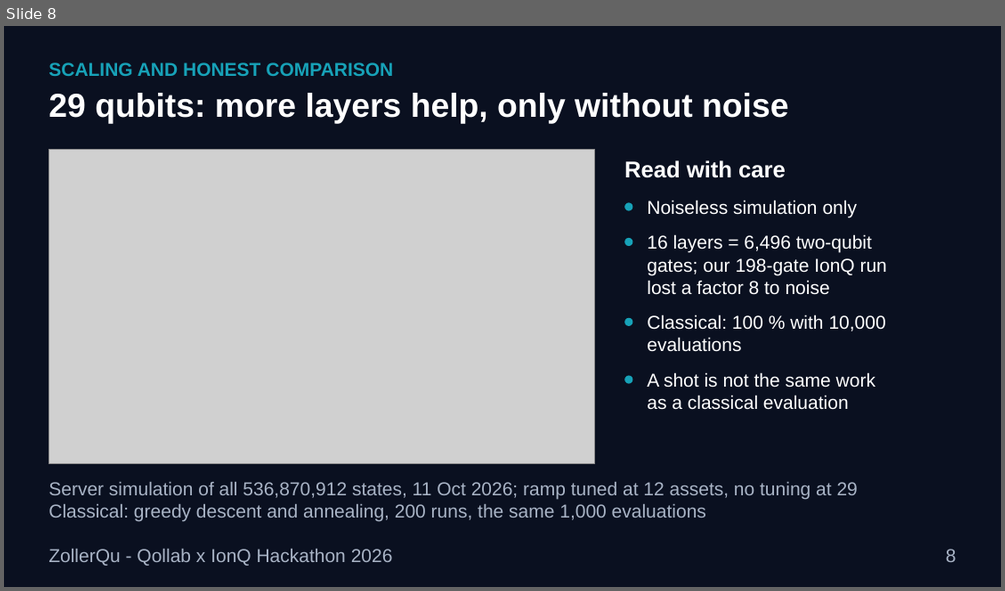
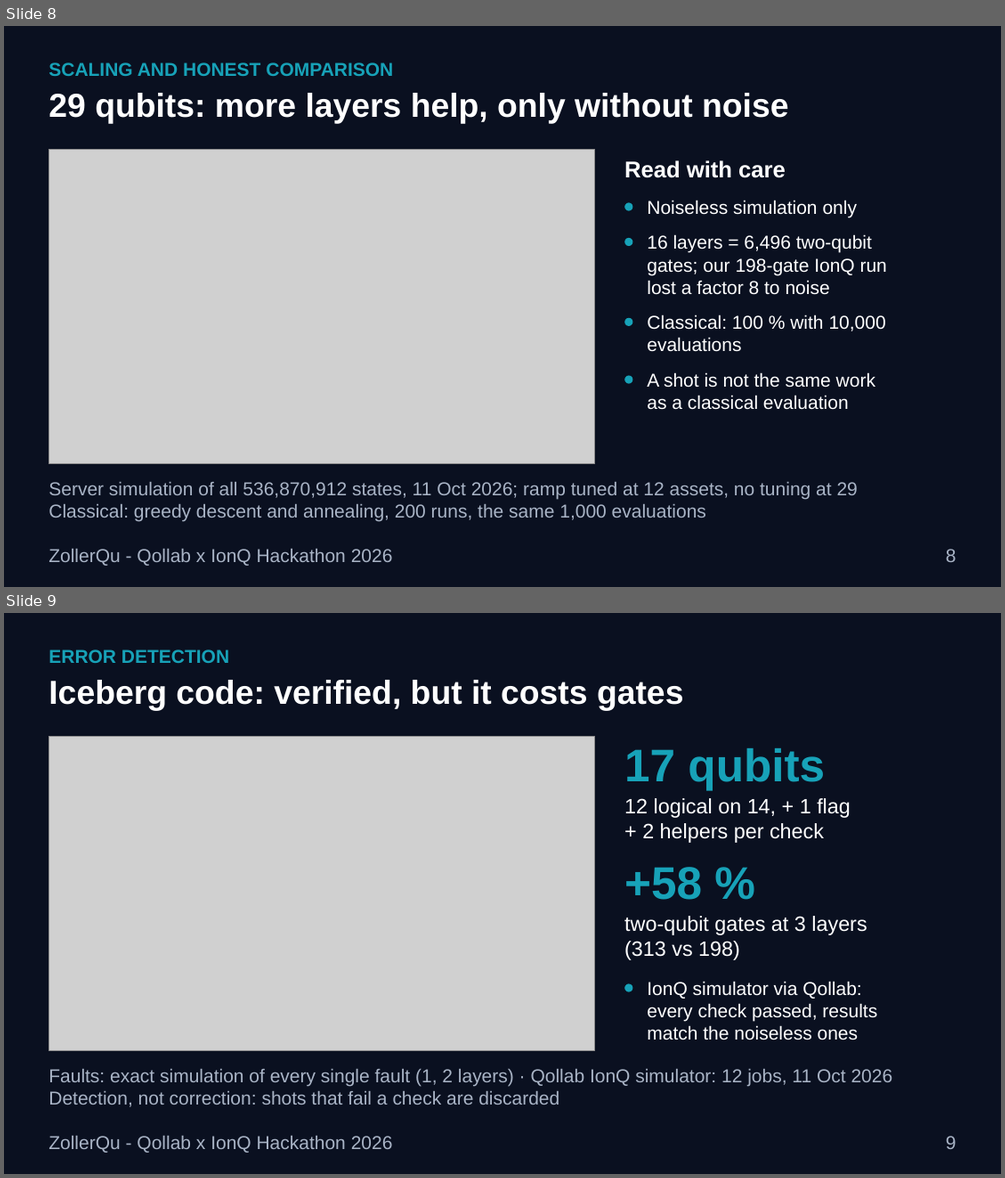
Before and after one commit to Oussema-t/zollerqu-qollab, a slide deck: slides/stocks_ZollerQu.pptx. Shown one above the other, each under a label of ours: slide 8 before the commit, slides 8 and 9 after it. The pictures are 1005x591 and 1005x1178 pixels, drawn with LibreOffice and Linux fonts; fonts in the diff are those of the drawing; grey boxes stand for pictures. Boxes give left, top, right and bottom in pixels: in the first picture for what was removed or moved away, otherwise in the second. Text is boxed around its words. In the diff, an @@ line names an element or a change of style, - is before the commit and + after.

```diff
--- a/slides/stocks_ZollerQu.pptx
+++ b/slides/stocks_ZollerQu.pptx
@@ slide 9 added at <box>4,613,1001,1174</box>, background #0A1020 @@
@@ text added at <box>48,649,229,663</box>, 18 pt, text #17A2B8, bold @@
+ERROR DETECTION
@@ title added at <box>48,680,683,711</box>, 32 pt, text #FFFFFF, bold @@
+Iceberg code: verified, but it costs gates
@@ picture added at <box>48,737,595,1051</box> @@
@@ text added at <box>624,748,825,791</box>, 44 pt, text #17A2B8, bold @@
+17 qubits
@@ text added at <box>624,798,850,843</box>, 20 pt, text #FFFFFF @@
+12 logical on 14, + 1 flag
++ 2 helpers per check
@@ text added at <box>624,867,702,900</box>, 44 pt, text #17A2B8, bold @@
++58 %
@@ text added at <box>624,916,866,960</box>, 20 pt, text #FFFFFF @@
+two-qubit gates at 3 layers
+(313 vs 198)
@@ ellipse added at <box>624,984,633,992</box>, fill #17A2B8 @@
@@ text added at <box>647,981,877,1040</box>, 18 pt, text #FFFFFF @@
+IonQ simulator via Qollab:
+every check passed, results
+match the noiseless ones
@@ text added at <box>48,1069,893,1107</box>, 18 pt, text #A9B4C6 @@
+Faults: exact simulation of every single fault (1, 2 layers) · Qollab IonQ simulator: 12 jobs, 11 Oct 2026
+Detection, not correction: shots that fail a check are discarded
@@ text added at <box>48,1135,393,1152</box>, 18 pt, text #A9B4C6 @@
+ZollerQu - Qollab x IonQ Hackathon 2026
@@ text added at <box>946,1135,956,1149</box>, 18 pt, text #A9B4C6 @@
+9
```
Also in this commit, not shown: 2 slides changed, 6 other files.
